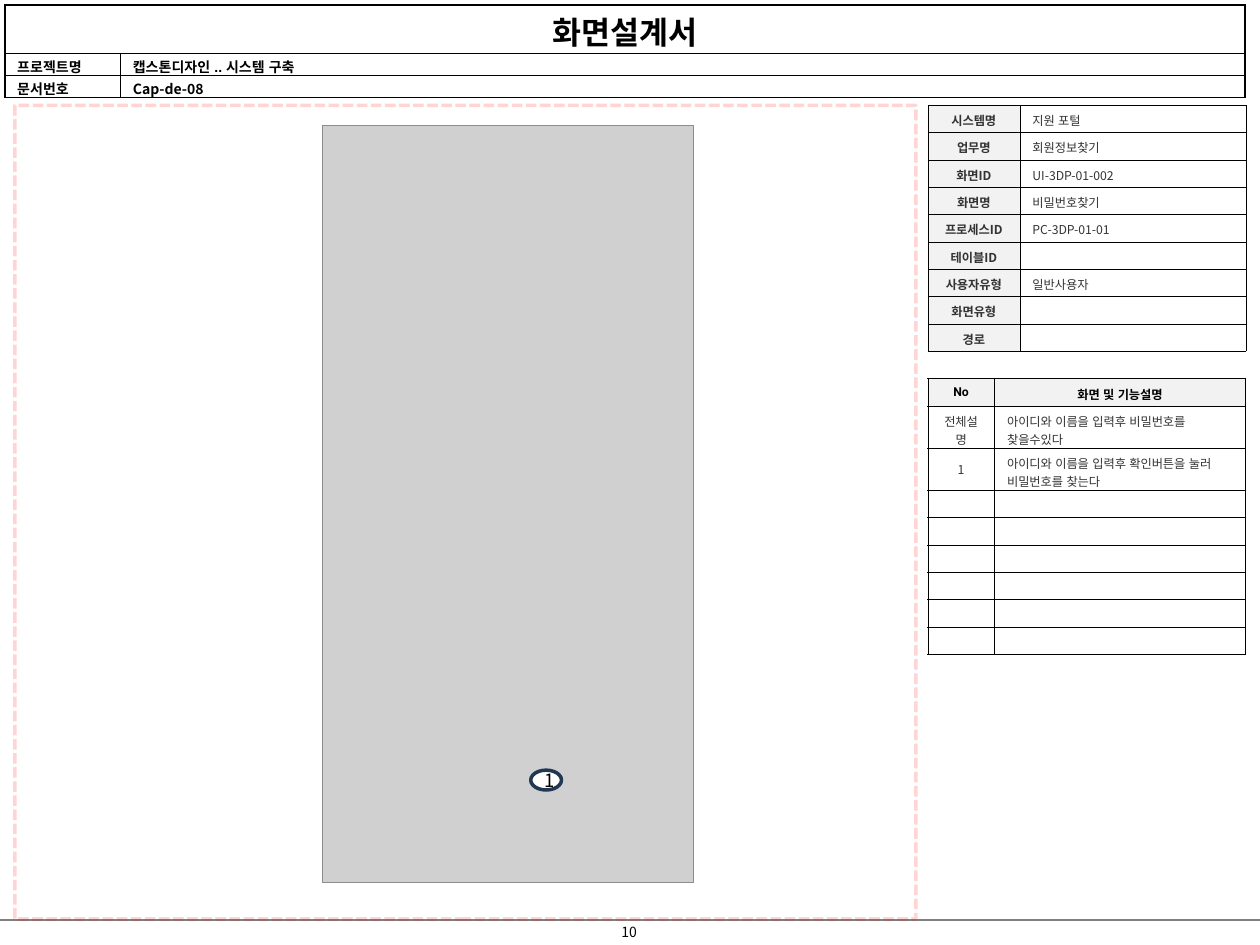
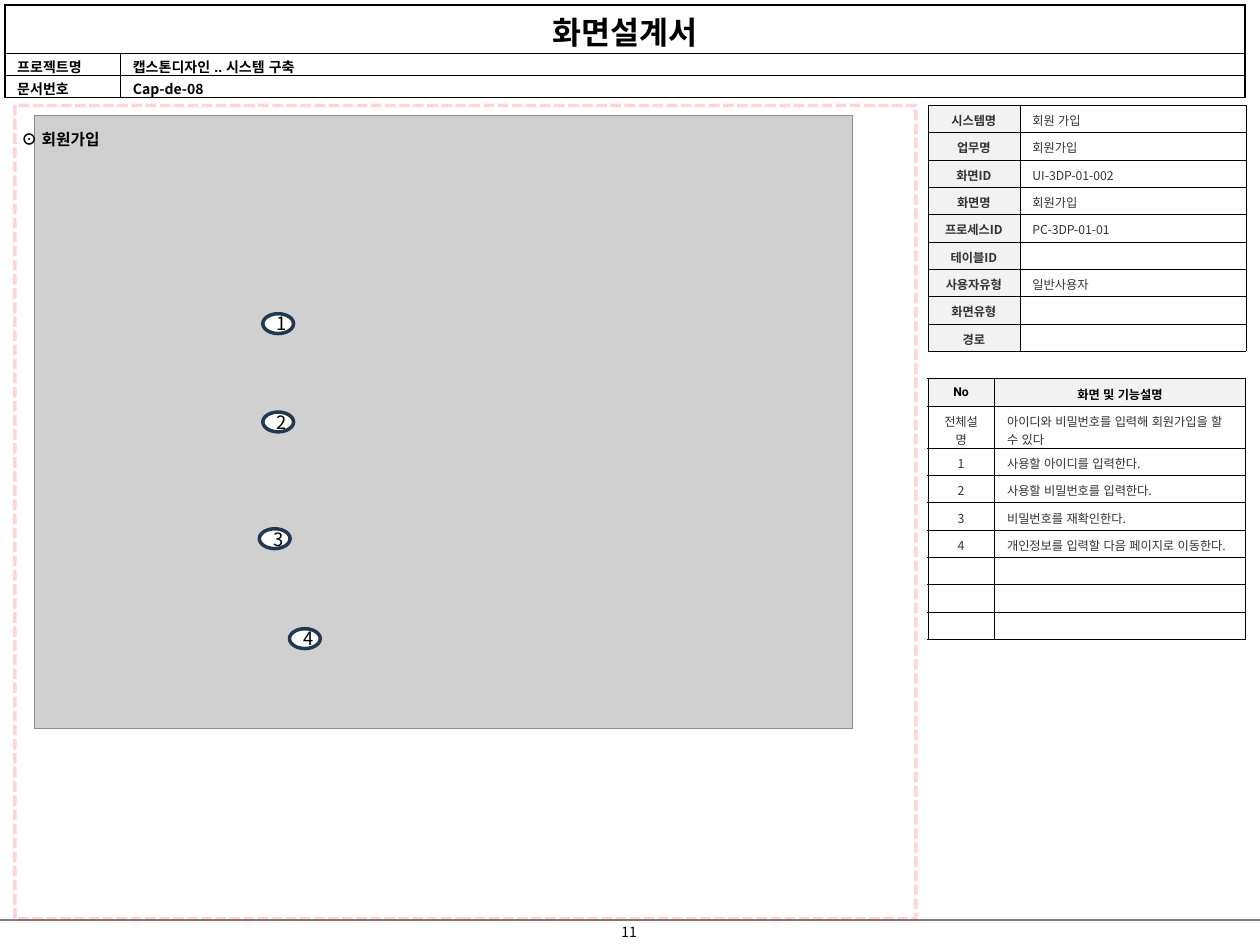
Before and after one commit to jiyong706/debug, a slide deck: slide 11 of debug 산출물/화면 설계서/2024_05_22화면설계서-V0.1.2.pptx (slide 10 before the commit). Drawn at 1260x945 pixels with LibreOffice and Linux fonts; fonts in the diff are those of the drawing; grey boxes stand for pictures. Boxes give left, top, right and bottom in pixels: in the first picture for what was removed or moved away, otherwise in the second. Text is boxed around its words. In the diff, an @@ line names an element or a change of style, - is before the commit and + after.

```diff
--- a/debug 산출물/화면 설계서/2024_05_22화면설계서-V0.1.2.pptx
+++ b/debug 산출물/화면 설계서/2024_05_22화면설계서-V0.1.2.pptx
@@ picture added at (35,116,853,730) @@
@@ table at (927,106,1246,352) @@
-row 1, column 2: 지원 포털
+row 1, column 2: 회원 가입
-row 2, column 2: 회원정보찾기
+row 2, column 2: 회원가입
-row 4, column 2: 비밀번호찾기
+row 4, column 2: 회원가입
@@ text added at (42,131,100,147), 9 pt, text #000000, bold @@
+⊙ 회원가입
@@ picture removed at (323,125,694,882) @@
@@ ellipse "1": place and size @@
-ellipse "1" at (530,770,561,790)
+ellipse "1" at (263,314,294,334)
@@ table at (927,379,1245,654) @@
-row 2: 전체설명 | 아이디와 이름을 입력후 비밀번호를 찾을수있다
-row 3: 1 | 아이디와 이름을 입력후 확인버튼을 눌러 비밀번호를 찾는다
+row 2: 전체설명 | 아이디와 비밀번호를 입력해 회원가입을 할 수 있다
+row 3: 1 | 사용할 아이디를 입력한다.
+row 4: 2 | 사용할 비밀번호를 입력한다.
+row 5: 3 | 비밀번호를 재확인한다.
+row 6: 4 | 개인정보를 입력할 다음 페이지로 이동한다.
-row 7:  | 
-row 8:  | 
-row 9:  | 
@@ ellipse added at (263,412,294,432), fill #FFFFFF, outline #233953 2 pt, 10.5 pt, text #000000 @@
+2
@@ ellipse added at (260,529,290,549), fill #FFFFFF, outline #233953 2 pt, 10.5 pt, text #000000 @@
+3
@@ ellipse added at (290,629,320,649), fill #FFFFFF, outline #233953 2 pt, 10.5 pt, text #000000 @@
+4
@@ page number at (621,926,637,937): text changed @@
-10
+11
```
Also in this commit, not shown: 16 other slides changed, 2 slides added, 2 slides removed.
